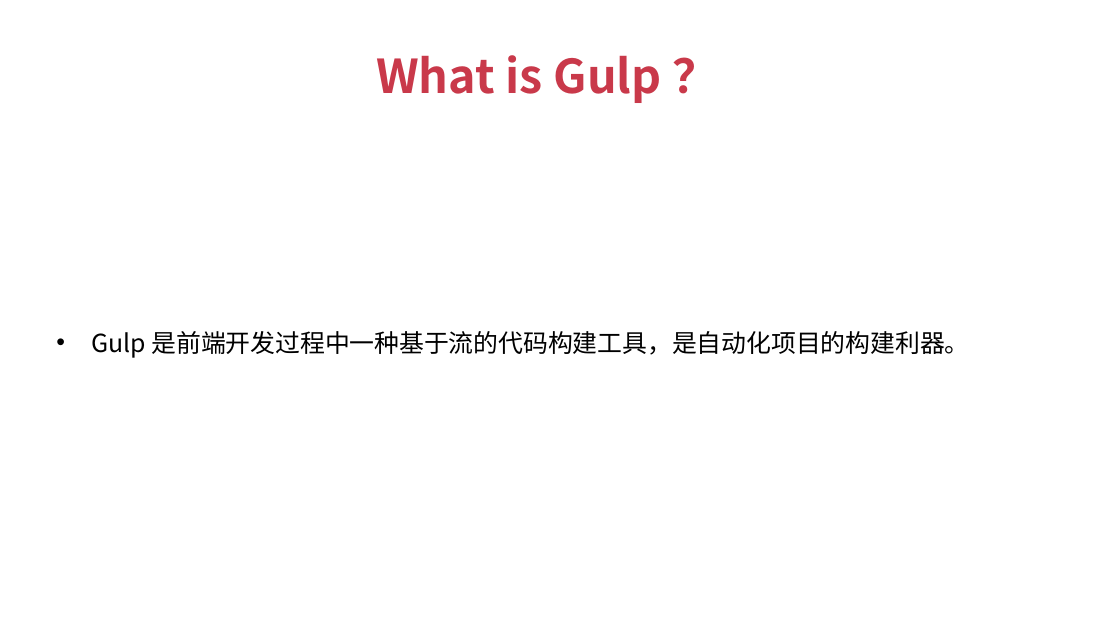
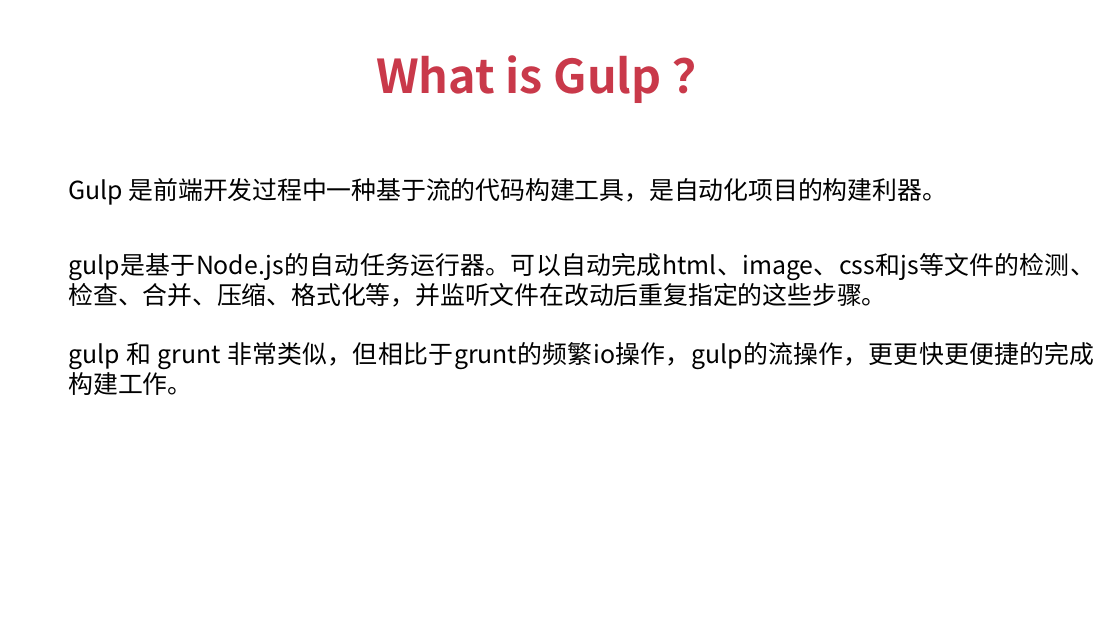
Before and after one commit to JSFFZL/Courseware-PPT, a slide deck: slide 7 of gulp.pptx (slide 3 before the commit). Drawn at 1120x630 pixels with LibreOffice and Linux fonts; fonts in the diff are those of the drawing; background and template pictures are left out. Boxes give left, top, right and bottom in pixels: in the first picture for what was removed or moved away, otherwise in the second. Text is boxed around its words. In the diff, an @@ line names an element or a change of style, - is before the commit and + after.

```diff
--- a/gulp.pptx
+++ b/gulp.pptx
@@ text "Gulp 是前端开发过程中一种基于流的代码构建工具，是自动化项目的构建利器。": place and size @@
-text "Gulp 是前端开发过程中一种基于流的代码构建工具，是自动化项目的构建利器。" at (91,331,969,358)
+text "Gulp 是前端开发过程中一种基于流的代码构建工具，是自动化项目的构建利器。" at (68,178,1095,395)
@@ text at (68,178,947,205): bullet • to none @@
@@ text at (68,253,1095,395): paragraphs added @@
+gulp是基于Node.js的自动任务运行器。可以自动完成html、image、css和js等文件的检测、检查、合并、压缩、格式化等，并监听文件在改动后重复指定的这些步骤。
+gulp 和 grunt 非常类似，但相比于grunt的频繁io操作，gulp的流操作，更更快更便捷的完成构建工作。
```
Also in this commit, not shown: 7 slides added, 1 other file.
